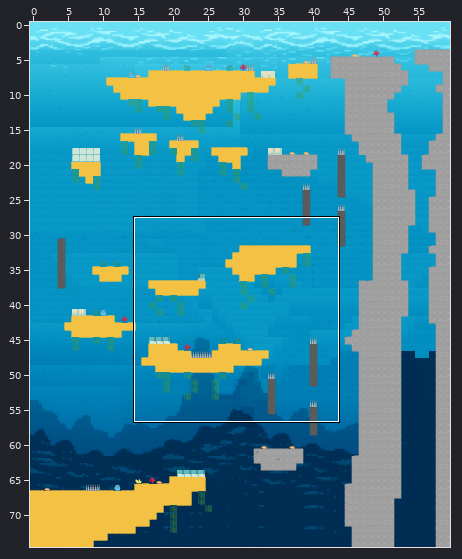
Tiled map -- maps/primeira_fase.tmx. Above: a wide view before the commit, with the close-up outlined.
Close-up. First the earlier version:
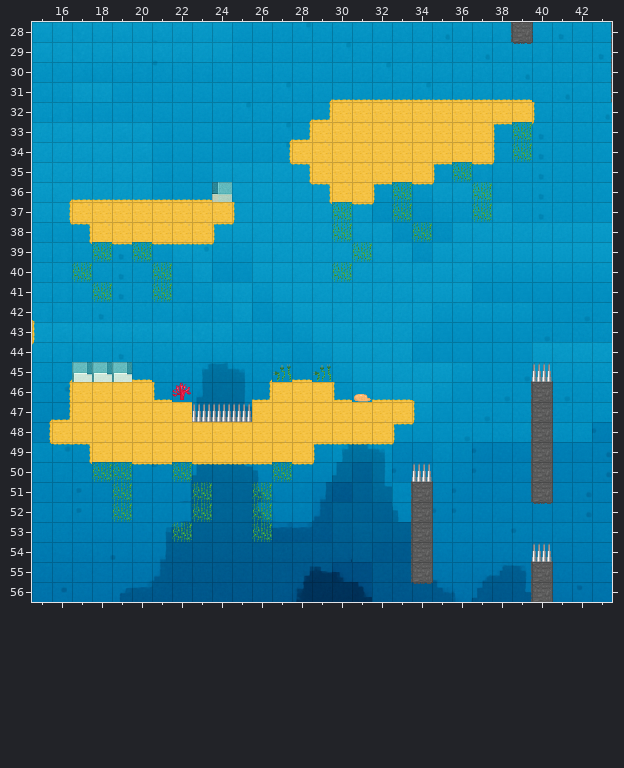
Cells are 32x32 px. Shown: x 15..43, y 28..56. The commit also changed other parts of the map, which this record leaves out.
Once edited:
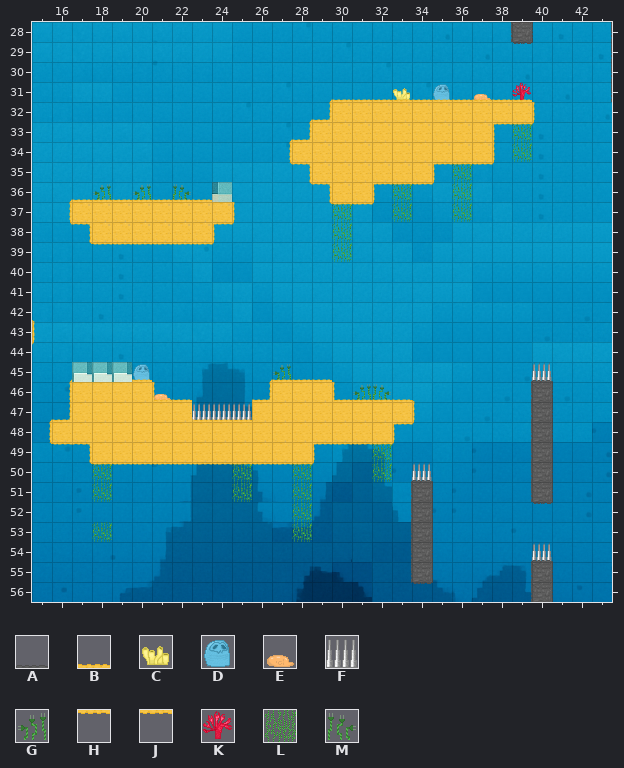
Key: from "Tiles_Fase1": A 7, B 52, C 76, D 77, E 78, F 86, G 89, H 92, J 93, K 96, L 98, M 99.
_ is an empty cell.
Tiles of an added or newly shown layer are drawn over the layers below it.
Changes in this commit:
{"where": "layer \"espinhos\" (added)"}
{"y":31,"x":33,"old":"_","new":"C"}
{"y":31,"x":35,"old":"_","new":"D"}
{"y":31,"x":37,"old":"_","new":"E"}
{"y":31,"x":39,"old":"_","new":"K"}
{"y":33,"x":39,"old":"_","new":"L"}
{"y":35,"x":36,"old":"_","new":"L"}
{"y":36,"x":18,"old":"_","new":"G"}
{"y":36,"x":20,"old":"_","new":"G"}
{"y":36,"x":22,"old":"_","new":"M"}
{"y":36,"x":33,"old":"_","new":"L"}
{"y":36,"x":36,"old":"_","new":"L"}
{"y":37,"x":30,"old":"_","new":"L"}
{"y":37,"x":36,"old":"_","new":"L"}
{"y":39,"x":30,"old":"_","new":"L"}
{"y":45,"x":20,"old":"_","new":"D"}
{"y":45,"x":27,"old":"_","new":"G"}
{"y":45,"x":40,"old":"_","new":"F"}
{"y":46,"x":21,"old":"_","new":"E"}
{"y":46,"x":31,"old":"__","new":"GM"}
{"y":47,"x":23,"old":"___","new":"FFF"}
{"y":49,"x":32,"old":"_","new":"L"}
{"y":50,"x":18,"old":"_","new":"L"}
{"y":50,"x":25,"old":"_","new":"L"}
{"y":50,"x":28,"old":"_","new":"L"}
{"y":50,"x":32,"old":"_","new":"L"}
{"y":50,"x":34,"old":"_","new":"F"}
{"y":51,"x":18,"old":"_","new":"L"}
{"y":51,"x":25,"old":"_","new":"L"}
{"y":51,"x":28,"old":"_","new":"L"}
{"y":52,"x":28,"old":"_","new":"L"}
{"y":53,"x":18,"old":"_","new":"L"}
{"y":53,"x":28,"old":"_","new":"L"}
{"y":54,"x":40,"old":"_","new":"F"}
{"where": "layer \"floor\""}
{"y":33,"x":39,"old":"L","new":"H"}
{"y":35,"x":36,"old":"L","new":"H"}
{"y":36,"x":33,"old":"L","new":"H"}
{"y":36,"x":37,"old":"L","new":"_"}
{"y":37,"x":30,"old":"L","new":"H"}
{"y":37,"x":37,"old":"L","new":"_"}
{"y":38,"x":34,"old":"L","new":"_"}
{"y":39,"x":18,"old":"L","new":"H"}
{"y":39,"x":20,"old":"L","new":"H"}
{"y":39,"x":31,"old":"L","new":"_"}
{"y":40,"x":17,"old":"L","new":"_"}
{"y":40,"x":21,"old":"L","new":"_"}
{"y":40,"x":30,"old":"L","new":"_"}
{"y":41,"x":18,"old":"L","new":"_"}
{"y":41,"x":21,"old":"L","new":"_"}
{"y":45,"x":27,"old":"G","new":"B"}
{"y":45,"x":29,"old":"G","new":"B"}
{"y":45,"x":40,"old":"F","new":"A"}
{"y":46,"x":22,"old":"K","new":"B"}
{"y":46,"x":31,"old":"E","new":"B"}
{"y":47,"x":23,"old":"FFF","new":"BBB"}
{"y":50,"x":18,"old":"LL","new":"HJ"}
{"y":50,"x":22,"old":"L","new":"H"}
{"y":50,"x":27,"old":"L","new":"J"}
{"y":50,"x":34,"old":"F","new":"A"}
{"y":51,"x":19,"old":"L","new":"_"}
{"y":51,"x":23,"old":"L","new":"_"}
{"y":51,"x":26,"old":"L","new":"_"}
{"y":52,"x":19,"old":"L","new":"_"}
{"y":52,"x":23,"old":"L","new":"_"}
{"y":52,"x":26,"old":"L","new":"_"}
{"y":53,"x":22,"old":"L","new":"_"}
{"y":53,"x":26,"old":"L","new":"_"}
{"y":54,"x":40,"old":"F","new":"A"}
